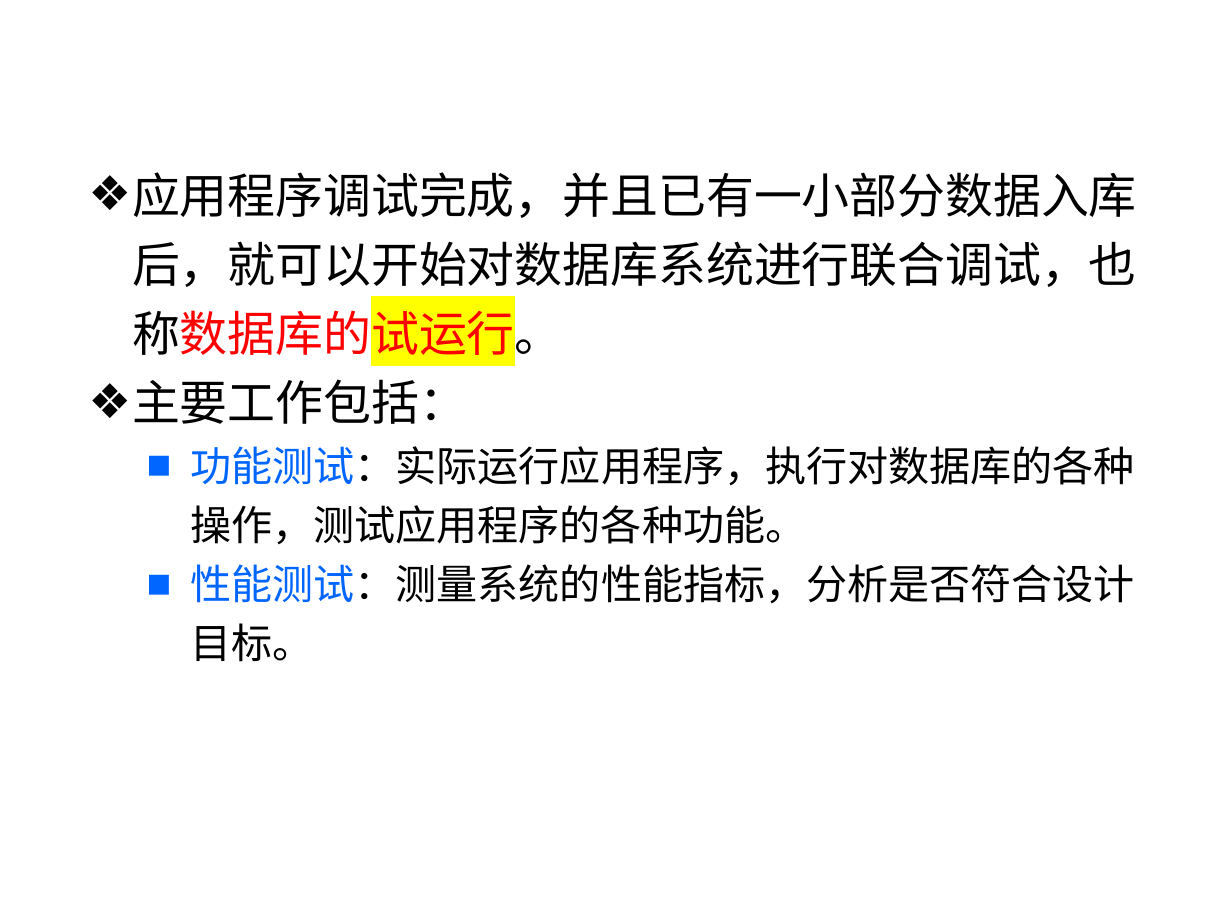
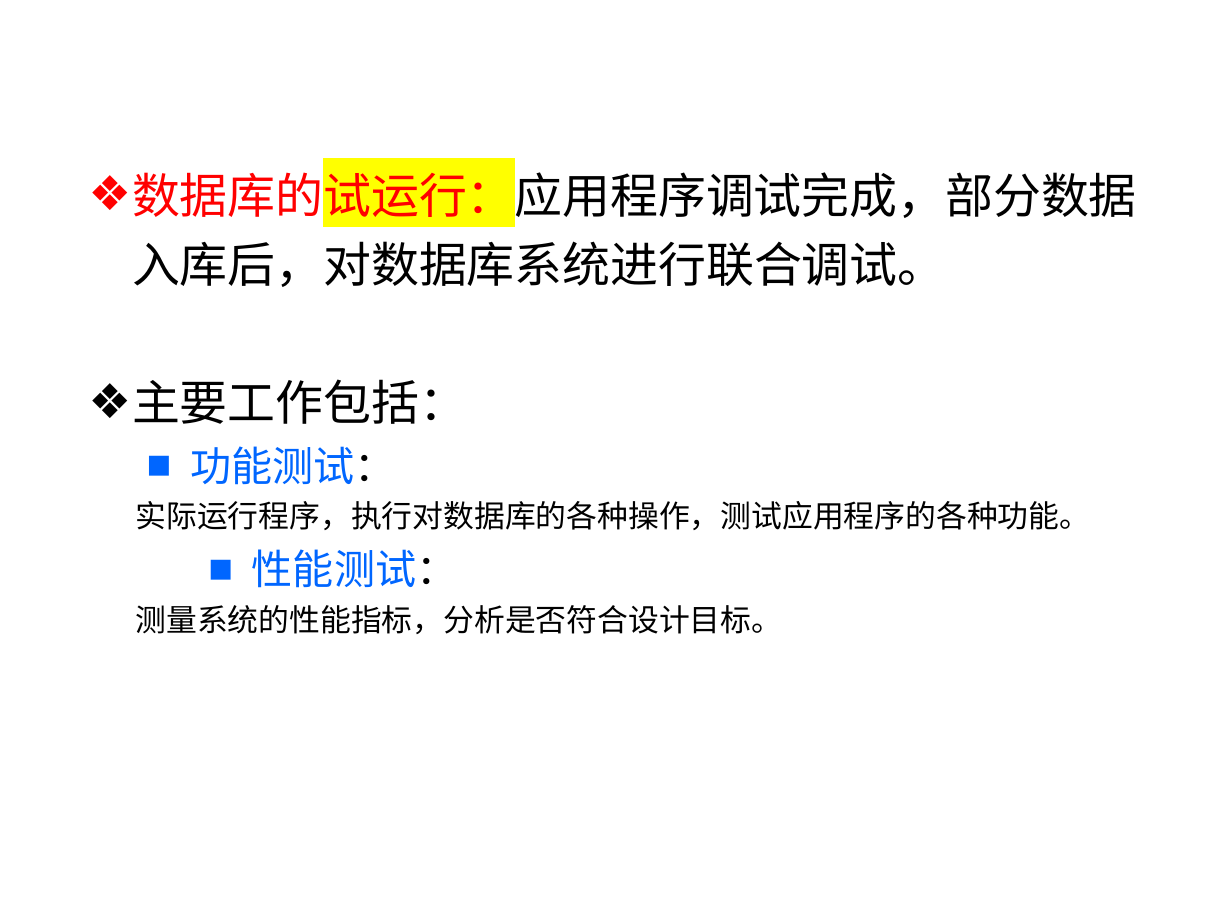
Before and after one commit to HBU/DataBase, a slide deck: slide 18 of PPT/PPT2020/DB第07章（2）.pptx (slide 19 before the commit). Drawn at 1232x924 pixels with LibreOffice and Linux fonts; fonts in the diff are those of the drawing; background and template pictures are left out. Boxes give left, top, right and bottom in pixels: in the first picture for what was removed or moved away, otherwise in the second. Text is boxed around its words. In the diff, an @@ line names an element or a change of style, - is before the commit and + after.

```diff
--- a/PPT/PPT2020/DB第07章（2）.pptx
+++ b/PPT/PPT2020/DB第07章（2）.pptx
@@ text at box(132, 164, 1137, 287): text changed @@
-❖ 应用程序调试完成，并且已有一小部分数据入库后，就可以开始对数据库系统进行联合调试，也称数据库的试运行。
+❖ 数据库的试运行：应用程序调试完成，部分数据入库后，对数据库系统进行联合调试。
@@ text at box(136, 446, 1091, 634): text changed; size 24 to 18 pt @@
-  ■ 功能测试：实际运行应用程序，执行对数据库的各种操作，测试应用程序的各种功能。
-  ■ 性能测试：测量系统的性能指标，分析是否符合设计目标。
+  ■ 功能测试：
+  实际运行程序，执行对数据库的各种操作，测试应用程序的各种功能。
+  ■ 性能测试：
+  测量系统的性能指标，分析是否符合设计目标。
```
Also in this commit, not shown: 12 other slides changed, 2 slides removed, 2 other files.
